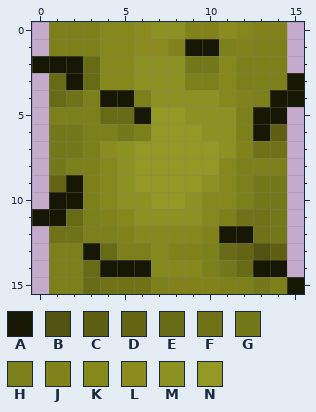
One commit to this pixel-art sprite: modules/Core/assets/blockTiles/plant/Cactus.png. Above: the version before the commit.
The file is 16x16 pixels. Colours within 5 levels of each other are drawn and written as one.
Palette (. is transparent): A #161704  B #535411  C #5f5f14  D #646514  E #676b15  F #6f7217  G #73791a  H #7b801b  J #81831a  K #85891c  L #8b8c1d  M #8c9221  N #929823
Pixels before, first column x 0:
 0 .HHHKKLMMJJLKJJ.
 1 .HHHKKLLJAAHJHH.
 2 AAAEKKMMMGGKHHH.
 3 .EAEKKMMMHHKHHHA
 4 .EFHAAHMMMMKJHAA
 5 .HHHEEANNMMMHAA.
 6 .GGHHGHNNNMMHAC.
 7 .GGHLMNNNNNMJFF.
 8 .GHHKMNNNNNKHHH.
 9 .DAHKMNNNNMKHGG.
10 .AAHKMMNNMKKHGG.
11 AAEHJKMMMMKHFFG.
12 .FFHHJKKKKJAAFG.
13 .HHAEHHKJJHEDBC.
14 .HHEAAAKKKHGEAA.
15 .HHEFFFHJJJHHGHA
And afterwards:
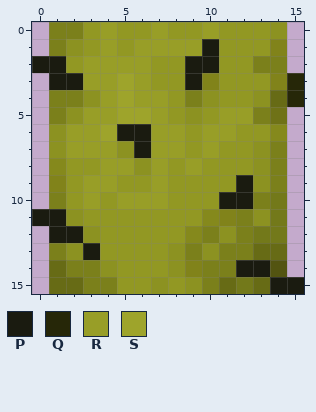
Colours new in this view: P #1a1b10  Q #262708  R #989e27  S #9ea42b
The exact change:
Changed rows in their new state; - is an unchanged pixel.
first column x 0:
 0 ---NRNNRNNRNNNM-
 1 --MNRNRRRRPNNNJ-
 2 PPNRRRRNNPPNN---
 3 -PPRRSRNNPJNNNJQ
 4 -HHMRSRRNH-NNMEQ
 5 --MRRSSR--NRRHF-
 6 -MRRSPPRR-RRNNK-
 7 -MRRR-PRR-RNNMH-
 8 -KNNRRMR-R-NNM--
 9 -JNRRN-R--NNPMH-
10 -HNRNRRR-NNPPH--
11 PPMNNNNNNN-JHM--
12 -PPMNNNNN-HMHG--
13 --MPNNNNMHMHHEE-
14 -E-HMNNNMJ-HPPB-
15 -EEHHNNMNMHEGEPP
